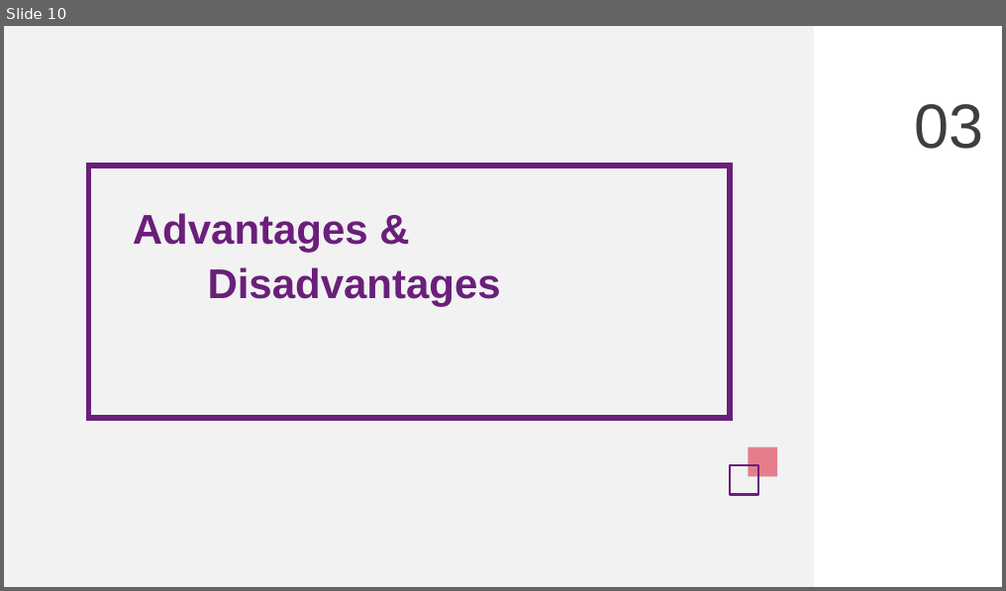
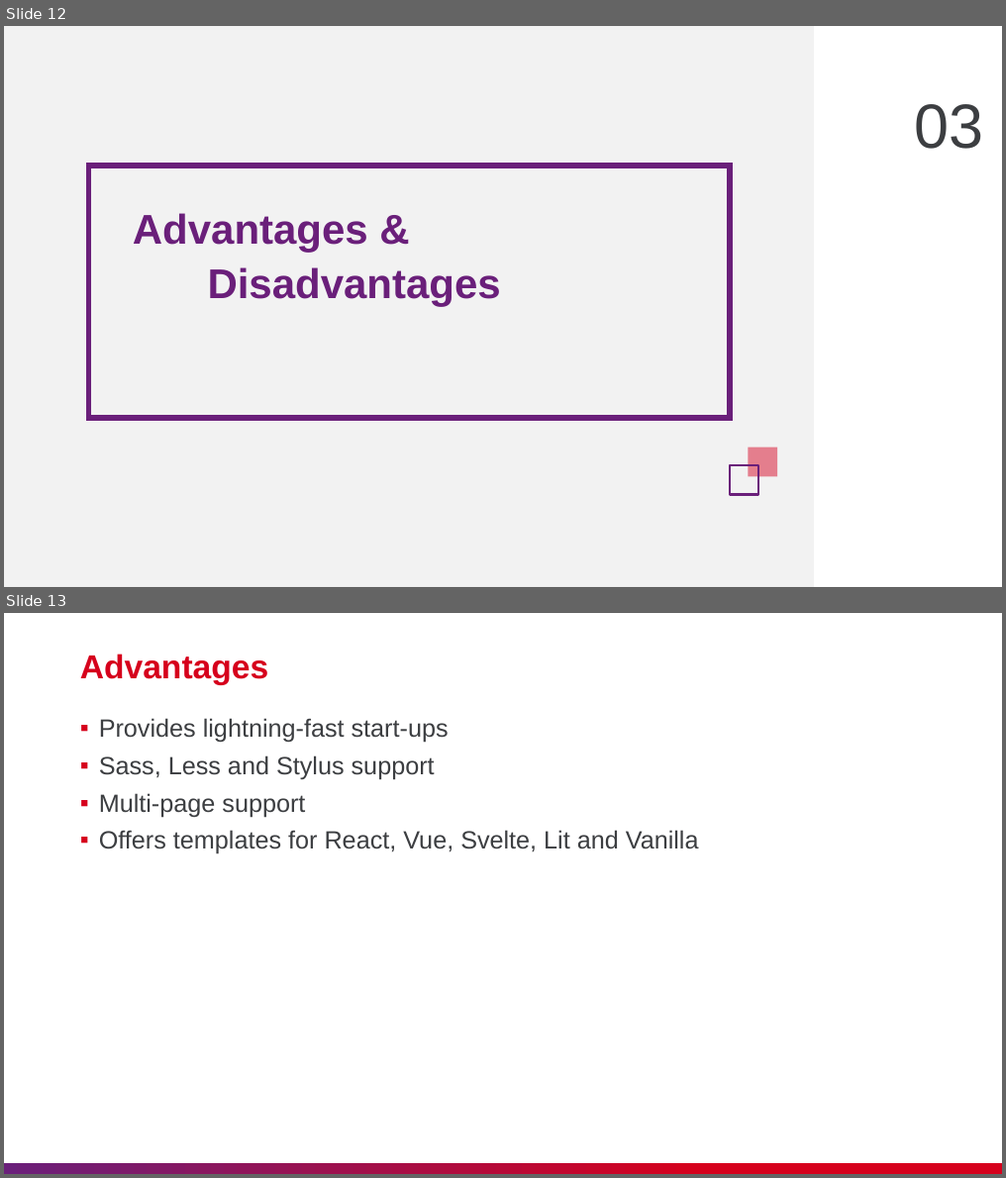
Before and after one commit to nashtech-garage/nodejs-vite-js_load_test, a slide deck: vite/slide/NT_Vitejs.pptx. Shown one above the other, each under a label of ours: slide 10 before the commit, slides 12 and 13 after it. The pictures are 1006x591 and 1006x1178 pixels, drawn with LibreOffice and Linux fonts; fonts in the diff are those of the drawing. Boxes give left, top, right and bottom in pixels: in the first picture for what was removed or moved away, otherwise in the second. Text is boxed around its words. In the diff, an @@ line names an element or a change of style, - is before the commit and + after.

```diff
--- a/vite/slide/NT_Vitejs.pptx
+++ b/vite/slide/NT_Vitejs.pptx
@@ slide 13 added at (x1=4, y1=613, x2=1002, y2=1174), background #FFFFFF @@
@@ title added at (x1=80, y1=654, x2=268, y2=685), 32 pt, text #D6001C, bold @@
+Advantages
@@ text added at (x1=99, y1=718, x2=699, y2=855), 24 pt, text #3C3E41 @@
+▪ Provides lightning-fast start-ups
+▪ Sass, Less and Stylus support
+▪ Multi-page support
+▪ Offers templates for React, Vue, Svelte, Lit and Vanilla
@@ rectangle added at (x1=4, y1=1163, x2=1002, y2=1174), fill gradient #6A1F7A to #D6001C @@
@@ what was slide 10 is now slide 12 @@
```
Also in this commit, not shown: 1 slide changed, 10 other slides added, 4 other files.
